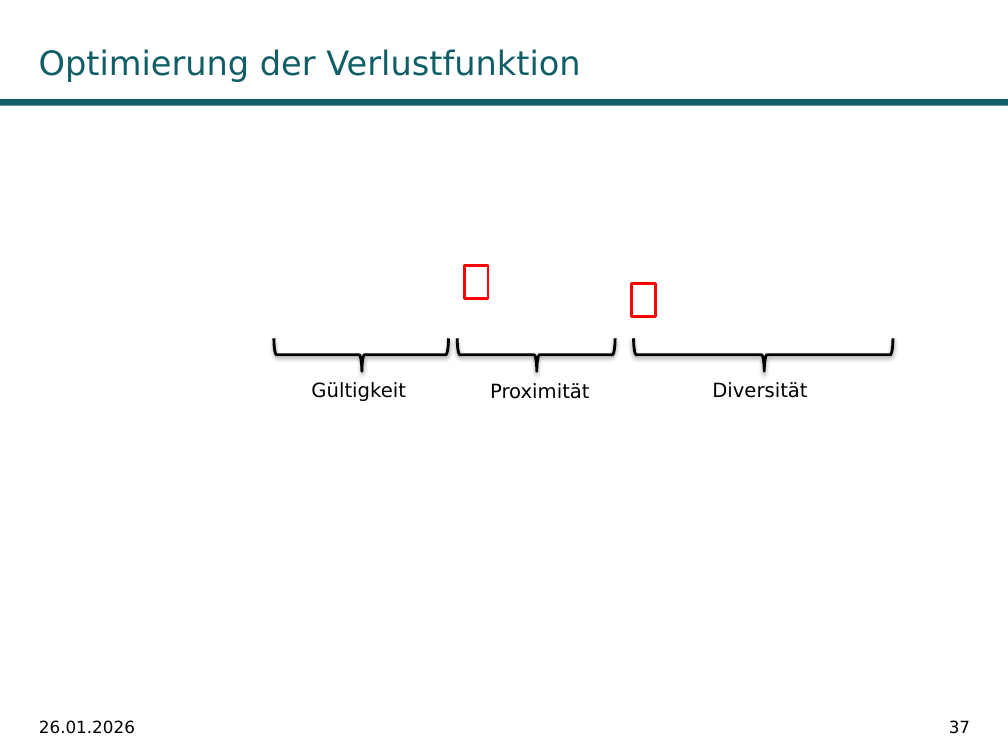
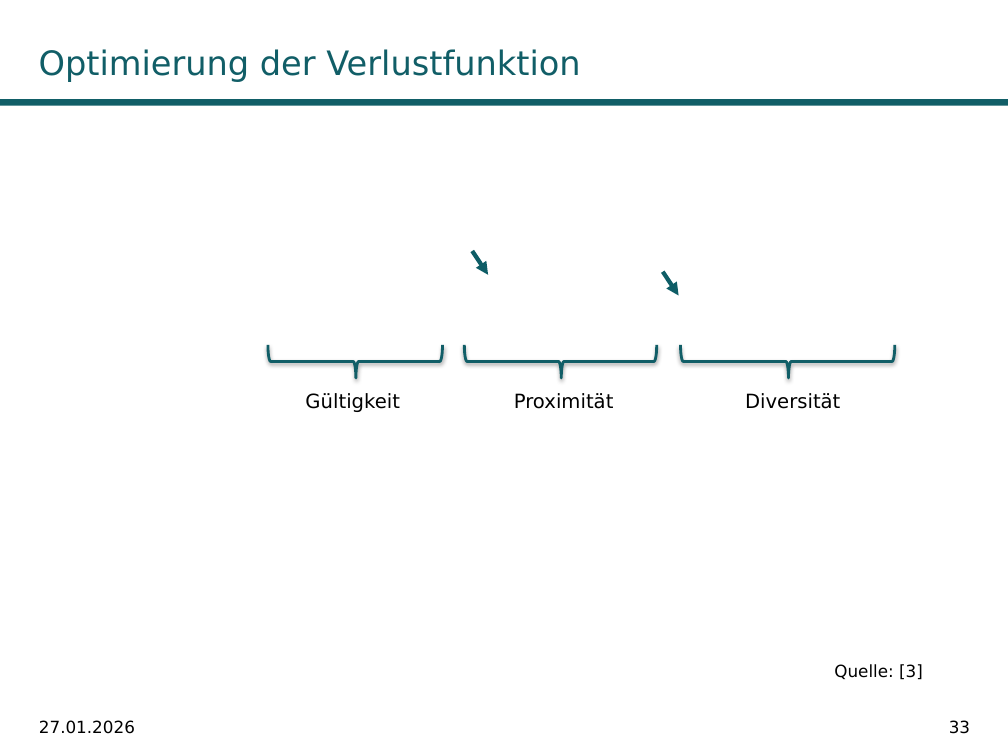
Before and after one commit to fabiw98/Seminar_DICE, a slide deck: slide 33 of Präsentation/PräsentationDiCE.pptx (slide 37 before the commit). Drawn at 1008x756 pixels with LibreOffice and Linux fonts; fonts in the diff are those of the drawing; grey boxes stand for pictures; background and template pictures are left out. Boxes give left, top, right and bottom in pixels: in the first picture for what was removed or moved away, otherwise in the second. Text is boxed around its words. In the diff, an @@ line names an element or a change of style, - is before the commit and + after.

```diff
--- a/Präsentation/PräsentationDiCE.pptx
+++ b/Präsentation/PräsentationDiCE.pptx
@@ rectangle removed at (465,266,489,299) @@
@@ arrow added from (473, 251) to (488, 275), #0F5E67 3 pt @@
@@ rectangle removed at (632,283,656,317) @@
@@ arrow added from (662, 272) to (678, 295), #0F5E67 3 pt @@
@@ right brace: place and size @@
-right brace at (274,338,449,371)
+right brace at (268,345,443,378)
@@ right brace: place and size @@
-right brace at (458,339,616,372)
+right brace at (465,345,657,378)
@@ outline #000000 2 pt to #115E67 2 pt in 3 elements at (268,345,443,378), (465,345,657,378), (680,345,895,378) @@
@@ right brace: place and size @@
-right brace at (634,338,893,371)
+right brace at (680,345,895,378)
@@ text "Gültigkeit": place and size @@
-text "Gültigkeit" at (311,382,406,401)
+text "Gültigkeit" at (305,393,400,412)
@@ text "Proximität": place and size @@
-text "Proximität" at (490,383,590,399)
+text "Proximität" at (514,393,614,409)
@@ text "Diversität": place and size @@
-text "Diversität" at (712,382,807,398)
+text "Diversität" at (745,393,840,409)
@@ text added at (834,664,923,680), 12 pt, text #000000 @@
+Quelle: [3]
@@ text at (39,720,135,734): text changed @@
-26.01.2026
+27.01.2026
@@ page number at (949,720,970,734): text changed @@
-37
+33
```
Also in this commit, not shown: 50 other slides changed, 7 slides added, 19 slides removed, 3 other files.
